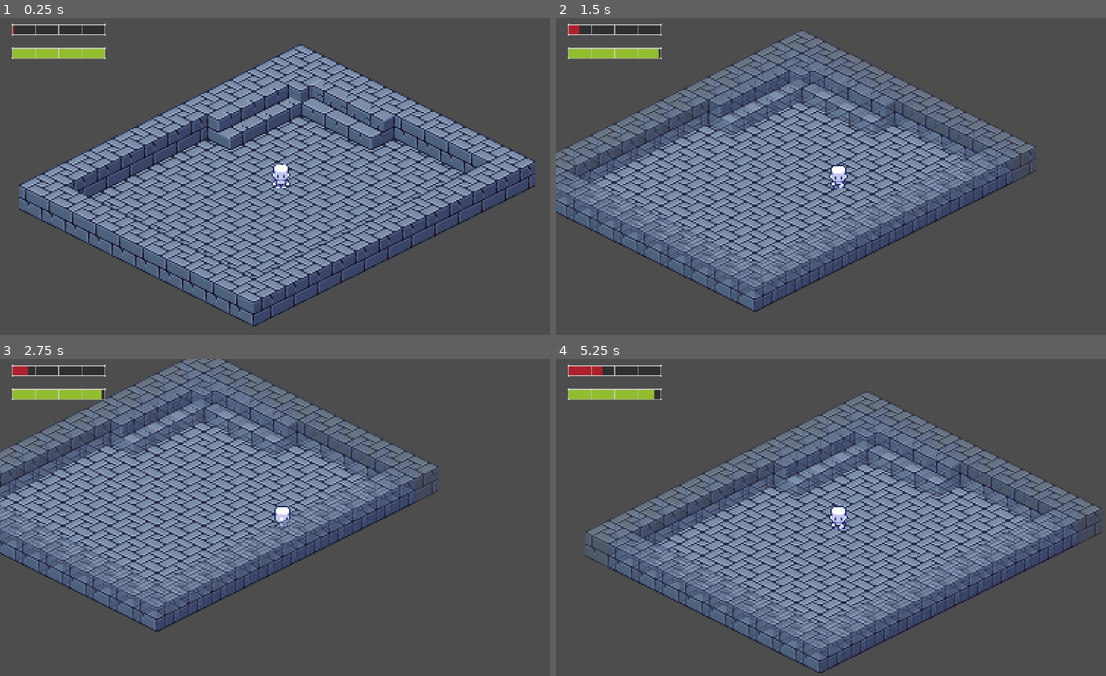
Above: before the commit, frames 1-4 (two rows, left to right).
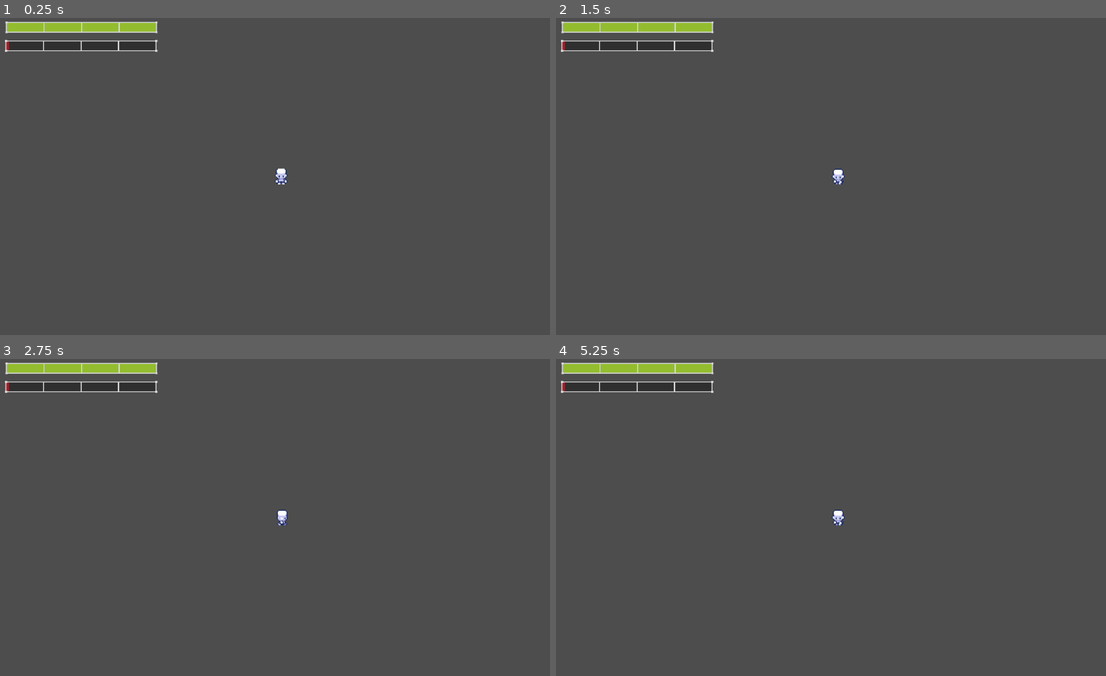
Above: after the commit, the same moments.

Repository: yeszvq/podval2_demo
Game: Godot game, scene res://scene/game/level/test_level.tscn
The game is run twice, just before and just after one commit, with the same random seed, the same clock (stepped at 60 frames per second) and the same inputs.
Inputs:
- Up to frame 1 (0.25 s): no input
- Up to frame 2 (1.5 s): tap Enter at 0.5 s; hold D (right) 0.53-1.28 s; tap T (test_button) at 0.6, 1.35 s; hold S (down) from 1.28 s (still down)
- Up to frame 3 (2.75 s): release S (down) at 2.03 s; hold D (right) from 2.03 s (still down); tap T (test_button) at 2.1 s
- Up to frame 4 (5.25 s): release D (right) at 2.78 s; hold W (up) 2.78-3.53 s; tap T (test_button) every 0.75 s from 2.85 to 5.1 s; hold A (left) 3.53-5.03 s; hold S (down) from 5.03 s (still down)

The runs differ from the first frame. In frame 1, 47% of the frame differs, in the area x 0-98%, y 1-98%; in frame 2, 43%; in frame 3, 41%; in frame 4, 43%.

Commit message:
Изменил то, как строится интерфейс, а также добавил начальные скрипты для инвентаря и общего списка предметов

Diff:
--- /dev/null
+++ b/assets/font/custom_font.tres
@@ -0,0 +1,9 @@
+[gd_resource type="FontFile" format=3 uid="uid://b3su2tov7lg21"]
+
+[resource]
+cache/0/16/0/ascent = 0.0
+cache/0/16/0/descent = 0.0
+cache/0/16/0/underline_position = 0.0
+cache/0/16/0/underline_thickness = 0.0
+cache/0/16/0/scale = 1.0
+cache/0/16/0/kerning_overrides/16/0 = Vector2(0, 0)
--- /dev/null
+++ b/assets/json data/items.json
@@ -0,0 +1,24 @@
+{
+    "sword": {
+        "name": "Sword",
+        "icon": "sword.png",
+        "stackable": false
+    },
+    "armor": {
+        "name": "Armor",
+        "icon": "armor.png",
+        "stackable": false
+    },
+    "apple": {
+        "name": "Apple",
+        "icon": "apple.png",
+        "stackable": true,
+        "count": 1
+    },
+    "potion": {
+        "name": "Potion",
+        "icon": "potion.png",
+        "stackable": true,
+        "count": 1
+    }
+}
--- a/project.godot
+++ b/project.godot
@@ -18,6 +18,8 @@
 [autoload]
 
 Events="*res://src/events.gd"
+Global="*res://src/global.gd"
+Inventory="*res://src/inventory.gd"
 
 [dotnet]
 
@@ -50,6 +52,16 @@
 "events": [Object(InputEventKey,"resource_local_to_scene":false,"resource_name":"","device":-1,"window_id":0,"alt_pressed":false,"shift_pressed":false,"ctrl_pressed":false,"meta_pressed":false,"pressed":false,"keycode":0,"physical_keycode":84,"key_label":0,"unicode":116,"echo":false,"script":null)
 ]
 }
+open_invetory={
+"deadzone": 0.5,
+"events": [Object(InputEventKey,"resource_local_to_scene":false,"resource_name":"","device":-1,"window_id":0,"alt_pressed":false,"shift_pressed":false,"ctrl_pressed":false,"meta_pressed":false,"pressed":false,"keycode":0,"physical_keycode":4194306,"key_label":0,"unicode":0,"echo":false,"script":null)
+]
+}
+right_mouse={
+"deadzone": 0.5,
+"events": [Object(InputEventMouseButton,"resource_local_to_scene":false,"resource_name":"","device":-1,"window_id":0,"alt_pressed":false,"shift_pressed":false,"ctrl_pressed":false,"meta_pressed":false,"button_mask":0,"position":Vector2(0, 0),"global_position":Vector2(0, 0),"factor":1.0,"button_index":2,"canceled":false,"pressed":false,"double_click":false,"script":null)
+]
+}
 
 [layer_names]
 
--- a/scene/game/characters/player.tscn
+++ b/scene/game/characters/player.tscn
@@ -35,9 +35,10 @@
 shape = SubResource("RectangleShape2D_qqjqm")
 
 [node name="Camera2D" type="Camera2D" parent="."]
-zoom = Vector2(3, 3)
+zoom = Vector2(2, 2)
 
 [node name="ui" type="Control" parent="."]
+visible = false
 layout_mode = 3
 anchors_preset = 0
 offset_left = -192.0
--- a/scene/game/level/test_level.tscn
+++ b/scene/game/level/test_level.tscn
@@ -1,8 +1,10 @@
-[gd_scene load_steps=6 format=3 uid="uid://bepjk16jikn80"]
+[gd_scene load_steps=8 format=3 uid="uid://bepjk16jikn80"]
 
 [ext_resource type="Texture2D" uid="uid://d2d0hptweuc2i" path="res://assets/sprite/object/image.png" id="1_t7mr3"]
 [ext_resource type="PackedScene" uid="uid://doppnjet67bl5" path="res://scene/game/characters/player.tscn" id="2_pdvt1"]
 [ext_resource type="Script" path="res://src/TileMap.gd" id="2_xkvuo"]
+[ext_resource type="PackedScene" uid="uid://c7hlxvui7w24x" path="res://scene/menu/pain_ui.tscn" id="4_v8vki"]
+[ext_resource type="PackedScene" uid="uid://csgtictlysx8j" path="res://scene/menu/brain_ui.tscn" id="5_3c4n4"]
 
 [sub_resource type="TileSetAtlasSource" id="TileSetAtlasSource_3d2jg"]
 texture = ExtResource("1_t7mr3")
@@ -156,14 +158,15 @@
 [sub_resource type="TileSet" id="TileSet_3sp4n"]
 tile_shape = 1
 tile_size = Vector2i(32, 16)
-physics_layer_0/collision_layer = 2
-physics_layer_0/collision_mask = 4
+physics_layer_0/collision_layer = 0
+physics_layer_0/collision_mask = 0
 sources/1 = SubResource("TileSetAtlasSource_3d2jg")
 
 [node name="test_level" type="Node2D"]
 y_sort_enabled = true
 
 [node name="TileMap" type="TileMap" parent="."]
+visible = false
 y_sort_enabled = true
 position = Vector2(0, -7)
 tile_set = SubResource("TileSet_3sp4n")
@@ -177,8 +180,35 @@
 layer_1/y_sort_enabled = true
 layer_1/y_sort_origin = 0
 layer_1/z_index = 1
-layer_1/tile_data = PackedInt32Array(524283, 1, 0, 458748, 1 …(491 unchanged characters)… 524292, 1, 0, 458756, 1, 0, 393221, 1, 0, -65535, 196609, 0, 2, 196609, 0, 65538, 196609, 0, -65536, 131073, 0, 0, 131073, 0, 131071, 131073, 0, -131071, 1, 0)
+layer_1/tile_data = PackedInt32Array(524283, 1, 0, 458748, 1 …(491 unchanged characters)… 524292, 1, 0, 458756, 1, 0, 393221, 1, 0)
 script = ExtResource("2_xkvuo")
 
 [node name="player" parent="." instance=ExtResource("2_pdvt1")]
 position = Vector2(35, 43)
+
+[node name="CanvasLayer" type="CanvasLayer" parent="."]
+layer = 2
+follow_viewport_scale = 2.0
+
+[node name="HUD" type="Control" parent="CanvasLayer"]
+layout_mode = 3
+anchors_preset = 15
+anchor_right = 1.0
+anchor_bottom = 1.0
+grow_horizontal = 2
+grow_vertical = 2
+metadata/_edit_use_anchors_ = true
+
+[node name="brain_ui" parent="CanvasLayer/HUD" instance=ExtResource("5_3c4n4")]
+layout_mode = 1
+offset_left = 11.0
+offset_top = 7.0
+offset_right = 287.0
+offset_bottom = 31.0
+
+[node name="pain_ui" parent="CanvasLayer/HUD" instance=ExtResource("4_v8vki")]
+layout_mode = 0
+offset_left = 10.0
+offset_top = 45.0
+offset_right = 284.0
+offset_bottom = 71.0
--- a/scene/menu/brain_ui.tscn
+++ b/scene/menu/brain_ui.tscn
@@ -6,9 +6,9 @@
 [ext_resource type="Script" path="res://src/brainbar_ui.gd" id="4_bphil"]
 
 [node name="brain_ui" type="TextureProgressBar"]
-offset_right = 274.0
-offset_bottom = 26.0
-scale = Vector2(0.231834, 0.300477)
+offset_right = 276.0
+offset_bottom = 27.0
+scale = Vector2(1.12803, 0.889251)
 value = 100.0
 texture_under = ExtResource("1_3e6lo")
 texture_over = ExtResource("2_xxh8j")
--- a/scene/menu/pain_ui.tscn
+++ b/scene/menu/pain_ui.tscn
@@ -13,7 +13,7 @@
 material = SubResource("CanvasItemMaterial_eg51e")
 offset_right = 274.0
 offset_bottom = 26.0
-scale = Vector2(0.231894, 0.298388)
+scale = Vector2(1.12868, 0.885925)
 value = 2.0
 texture_under = ExtResource("1_vfw3n")
 texture_over = ExtResource("2_61p4m")
--- a/src/events.gd
+++ b/src/events.gd
@@ -6,3 +6,8 @@
 signal brain_increase
 signal hide_layers
 signal show_layers
+signal open_inventory
+signal block_button_inv
+signal block_button_inv_off
+signal self_destroy_inv_other_menu
+signal get_child_other_inv
--- /dev/null
+++ b/src/global.gd
@@ -0,0 +1,14 @@
+extends Node
+
+var items
+
+func _ready():
+	items = read_from_json("res://assets/json data/items.json")
+	for key in items:
+		items[key]["key"] = key
+
+
+func read_from_json(path):
+	var file = FileAccess.open(path, FileAccess.READ)
+	var data_file = JSON.parse_string(file.get_as_text())
+	return data_file
--- a/src/hero.gd
+++ b/src/hero.gd
@@ -3,8 +3,11 @@
 @export var speed = 50
 var frames
 var light
+var grid
 var last_direction = Vector2(0,1)
 var input_direction
+var open_inventory = false
+
 func _ready():
 	frames = get_node("AnimatedSprite2D")
 
@@ -58,9 +61,8 @@
 
 func _input(event):
 	if event.is_action_released("test_button"):
-		Events.emit_signal("pain_increase")
-		Events.emit_signal("brain_reduct")
-		Events.emit_signal("hide_layers")
+		Inventory.set_item(Global.items["sword"], 0)
+
 
 func _physics_process(delta):
 	get_input()
--- /dev/null
+++ b/src/inventory.gd
@@ -0,0 +1,19 @@
+extends Node
+
+
+var items = []
+
+func _ready():
+	for i in 8:
+		items.append({})
+
+func set_item(item, index):
+	items.insert(index, item)
+	pass
+
+func remove_item(index):
+	items.remove_at(index)
+	pass
+
+func set_item_count(item, count):
+	pass
--- /dev/null
+++ b/src/inventory/Button1_other.gd
@@ -0,0 +1,8 @@
+extends Button
+
+
+func _on_button_up():
+	print("вы использовали")
+	Events.emit_signal("block_button_inv_off")
+	Events.emit_signal("self_destroy_inv_other_menu")
+	pass # Replace with function body.
--- /dev/null
+++ b/src/inventory/inv_other_2.gd
@@ -0,0 +1,9 @@
+extends Button
+
+
+
+func _on_button_down():
+	print("вы выбросили")
+	Events.emit_signal("block_button_inv_off")
+	Events.emit_signal("self_destroy_inv_other_menu")
+	pass # Replace with function body.
Binary file added: assets/font/PressStart2P.ttf
Not shown, added: assets/font/PressStart2P.ttf.import
Binary file added: assets/sprite/items/apple.png
Not shown, added: assets/sprite/items/apple.png.import
Binary file added: assets/sprite/items/armor.png
Not shown, added: assets/sprite/items/armor.png.import
Binary file added: assets/sprite/items/potion.png
Not shown, added: assets/sprite/items/potion.png.import
Binary file added: assets/sprite/items/sword.png
Not shown, added: assets/sprite/items/sword.png.import
Not shown, added: scene/menu/inventory_ui/ite8375.tmp
